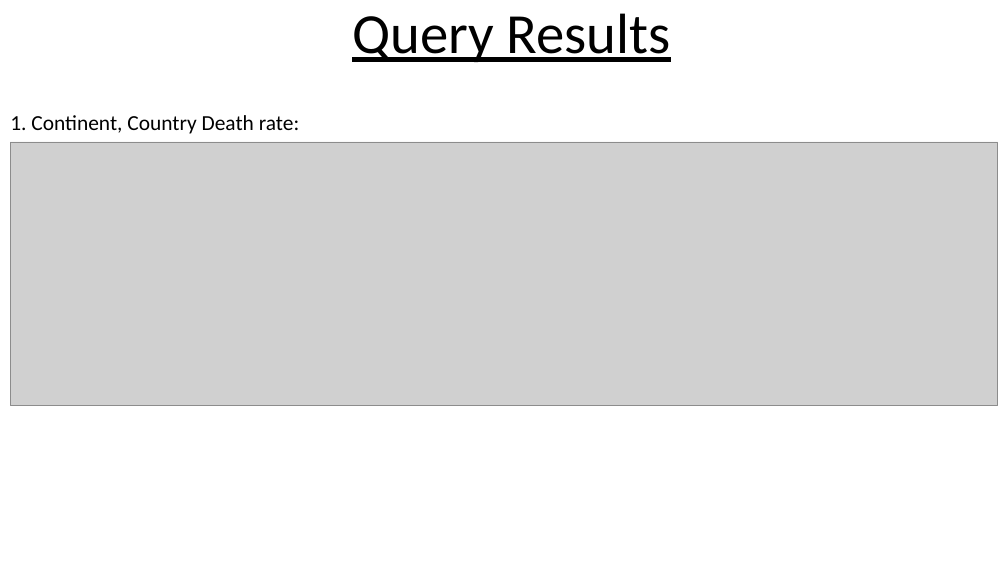
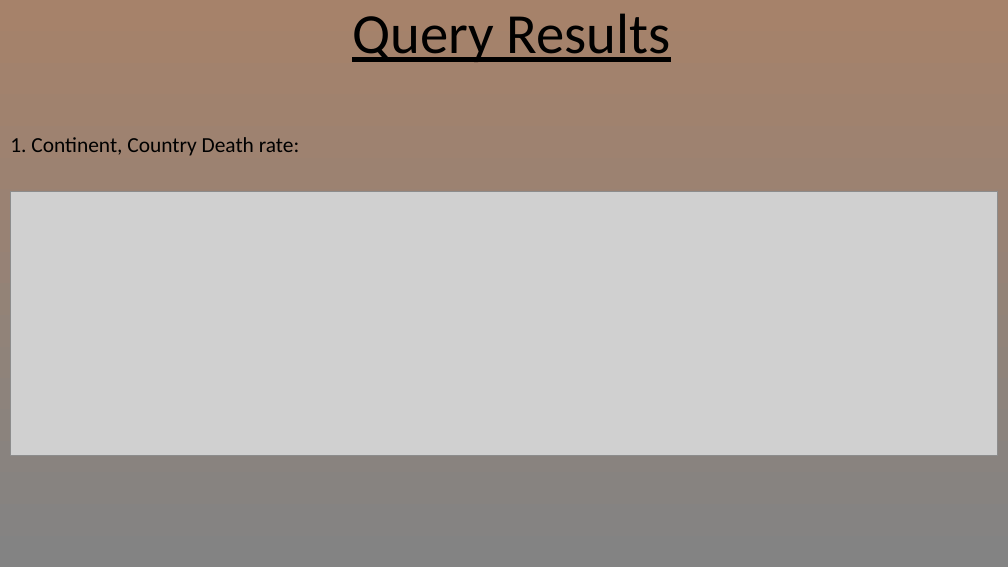
Before and after one commit to ProgrammingWithCybineer/Project_2, a slide deck: slide 3 of Project2T6.pptx (slide 2 before the commit). Drawn at 1008x567 pixels with LibreOffice and Linux fonts; fonts in the diff are those of the drawing; grey boxes stand for pictures. Boxes give left, top, right and bottom in pixels: in the first picture for what was removed or moved away, otherwise in the second. Text is boxed around its words. In the diff, an @@ line names an element or a change of style, - is before the commit and + after.

```diff
--- a/Project2T6.pptx
+++ b/Project2T6.pptx
@@ background #FFFFFF to gradient #838383 to #A6826A @@
@@ subtitle "1. Continent, Country Death rate:": place and size @@
-subtitle "1. Continent, Country Death rate:" at (10, 115, 299, 134)
+subtitle "1. Continent, Country Death rate:" at (10, 137, 299, 156)
@@ picture: place and size @@
-picture at (11, 142, 998, 406)
+picture at (11, 191, 998, 455)
```
Also in this commit, not shown: 9 other slides changed, 1 slide added.
